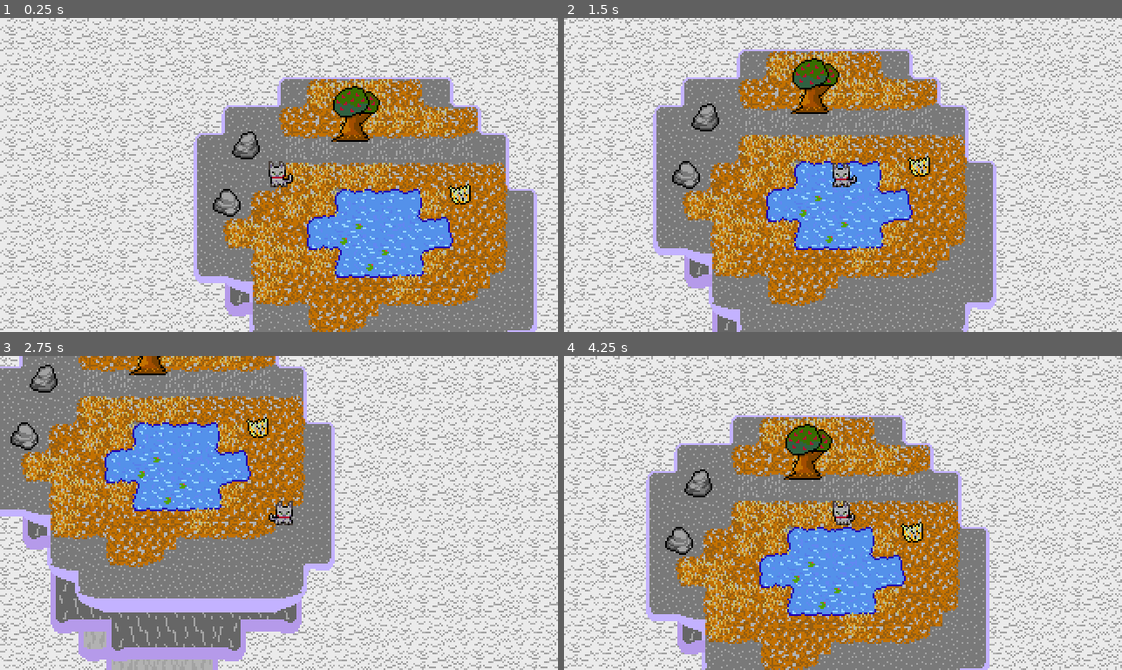
Above: before the commit, frames 1-4 (two rows, left to right).
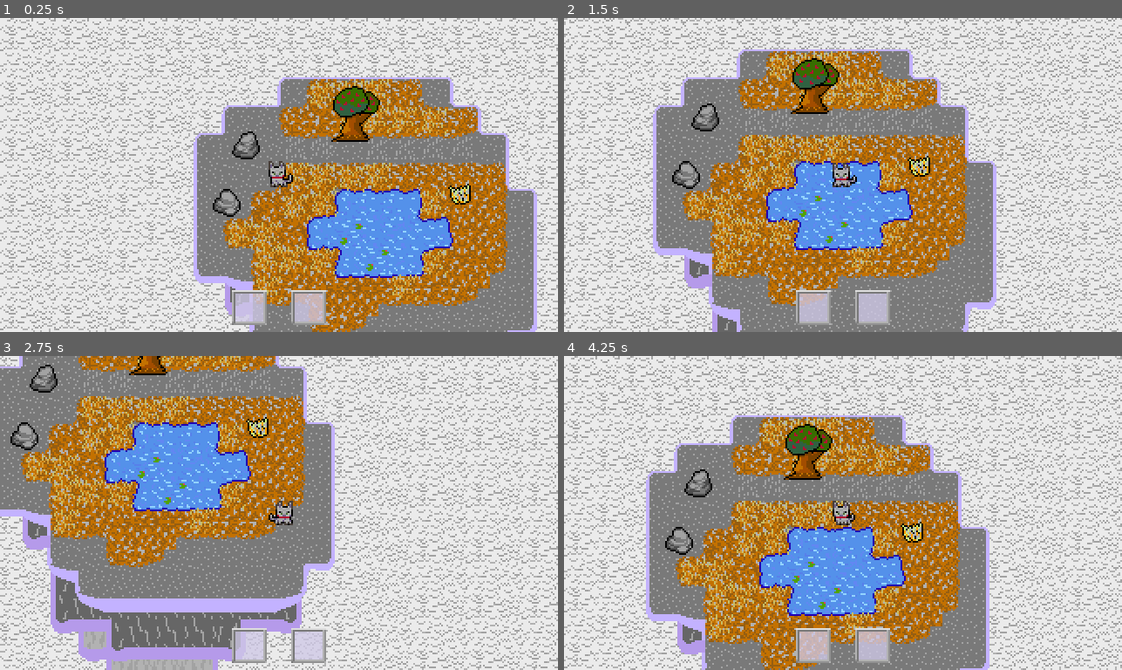
Above: after the commit, the same moments.

Repository: Tsunami014/SkyIslands
Game: Godot game, scene res://Main.tscn
The game is run twice, just before and just after one commit, with the same random seed, the same clock (stepped at 60 frames per second) and the same inputs.
Inputs:
- Up to frame 1 (0.25 s): no input
- Up to frame 2 (1.5 s): tap Enter at 0.5 s; hold Right (move_right) 0.53-1.28 s; tap Space (collect) at 0.6, 1.35 s; hold Down (move_down) from 1.28 s (still down)
- Up to frame 3 (2.75 s): release Down (move_down) at 2.03 s; hold Right (move_right) from 2.03 s (still down); tap Alt at 2.1 s; tap Space (collect) at 2.3 s
- Up to frame 4 (4.25 s): release Right (move_right) at 2.78 s; hold Up (move_up) 2.78-3.53 s; tap Shift at 2.85 s; tap Space (collect) at 3.05, 3.6 s; hold Left (move_left) from 3.53 s (still down)

The runs differ from the first frame. In frame 1, 1.3% of the frame differs, in the area x 41-59%, y 86-98%; in frame 2, 1.2%; in frame 3, 1.3%; in frame 4, 1.3%.

Commit message:
Added some gui elements and separated the inventory into a new class!

Diff:
--- a/game/Main.tscn
+++ b/game/Main.tscn
@@ -7,6 +7,8 @@
 [ext_resource type="Shader" uid="uid://d2g06mw6eeycg" path="res://outline.gdshader" id="5_03owx"]
 [ext_resource type="Script" uid="uid://knrt8ut8vw04" path="res://map.gd" id="5_fos0i"]
 [ext_resource type="Script" uid="uid://c1lmjrh4mkv4c" path="res://collect.gd" id="5_trn2v"]
+[ext_resource type="Texture2D" uid="uid://wfu8t1vn67h0" path="res://assets/gui.png" id="8_trn2v"]
+[ext_resource type="Script" uid="uid://bpfh1gnb20nrk" path="res://hotbar.gd" id="9_wkp8b"]
 
 [sub_resource type="ShaderMaterial" id="ShaderMaterial_wkp8b"]
 shader = ExtResource("5_03owx")
@@ -54,6 +56,10 @@
 
 [sub_resource type="RectangleShape2D" id="RectangleShape2D_20pc6"]
 size = Vector2(14, 14)
+
+[sub_resource type="AtlasTexture" id="AtlasTexture_wkp8b"]
+atlas = ExtResource("8_trn2v")
+region = Rect2(0, 0, 20, 0)
 
 [node name="Node2D" type="Node2D"]
 
@@ -106,6 +112,7 @@
 position = Vector2(121, 36)
 script = ExtResource("5_trn2v")
 item = "apple"
+hide = Callable()
 
 [node name="Img" type="Sprite2D" parent="Map/Tree"]
 material = SubResource("ShaderMaterial_wkp8b")
@@ -148,6 +155,37 @@
 [node name="Camera2D" type="Camera2D" parent="Player"]
 position = Vector2(-1, 1)
 
+[node name="Container" type="Control" parent="Player/Camera2D"]
+layout_mode = 3
+anchors_preset = 8
+anchor_left = 0.5
+anchor_top = 0.5
+anchor_right = 0.5
+anchor_bottom = 0.5
+offset_top = 90.0
+offset_bottom = 90.0
+grow_horizontal = 2
+grow_vertical = 2
+
+[node name="Hotbar1" type="TextureRect" parent="Player/Camera2D/Container"]
+layout_mode = 0
+offset_left = -27.0
+offset_top = -24.0
+offset_right = -7.0
+offset_bottom = -4.0
+texture = SubResource("AtlasTexture_wkp8b")
+script = ExtResource("9_wkp8b")
+
+[node name="Hotbar2" type="TextureRect" parent="Player/Camera2D/Container"]
+layout_mode = 0
+offset_left = 7.0
+offset_top = -24.0
+offset_right = 27.0
+offset_bottom = -4.0
+texture = SubResource("AtlasTexture_wkp8b")
+script = ExtResource("9_wkp8b")
+index = 1
+
 [connection signal="body_entered" from="Map/Rock" to="Map/Rock" method="_on_body_entered"]
 [connection signal="body_exited" from="Map/Rock" to="Map/Rock" method="_on_body_exited"]
 [connection signal="body_entered" from="Map/Rock2" to="Map/Rock2" method="_on_body_entered"]
--- a/game/collect.gd
+++ b/game/collect.gd
@@ -22,7 +22,7 @@
 		for body in bodies:
 			if body is Player:
 				done = true
-				%Player.items.append(item)
+				Items.inventory.append(item)
 				if hide:
 					$Img.hide()
 				else:
--- /dev/null
+++ b/game/hotbar.gd
@@ -0,0 +1,20 @@
+extends TextureRect
+
+@export var index: int
+
+func _ready() -> void:
+	var tex = TextureRect.new()
+	tex.name = "Image"
+	var imgs = AtlasTexture.new()
+	imgs.atlas = preload("res://assets/items.png")
+	imgs.region = Rect2(0, 0, 16, 16)
+	tex.texture = imgs
+	tex.set_position(Vector2i(2, 2))
+	add_child(tex)
+
+
+func _process(delta: float) -> void:
+	if Items.inventory.size() <= index:
+		$Image.texture.region.position.x = 0
+	else:
+		$Image.texture.region.position.x = 16
--- /dev/null
+++ b/game/items.gd
@@ -0,0 +1,4 @@
+extends RefCounted
+class_name Items
+
+static var inventory: Array = []
--- a/game/player.gd
+++ b/game/player.gd
@@ -2,7 +2,6 @@
 class_name Player
 
 @export var speed = 80 # pixels/sec
-@export var items: Array = []
 
 func _ready() -> void:
 	pass
Not shown: 1 places in game/Main.tscn that only renumber resources
Binary file added: game/assets/gui.aseprite
Binary file added: game/assets/gui.png
Not shown, added: game/assets/gui.png.import
Binary file changed: game/assets/items.aseprite
Binary file changed: game/assets/items.png
Not shown, added: game/hotbar.gd.uid
Not shown, added: game/items.gd.uid
